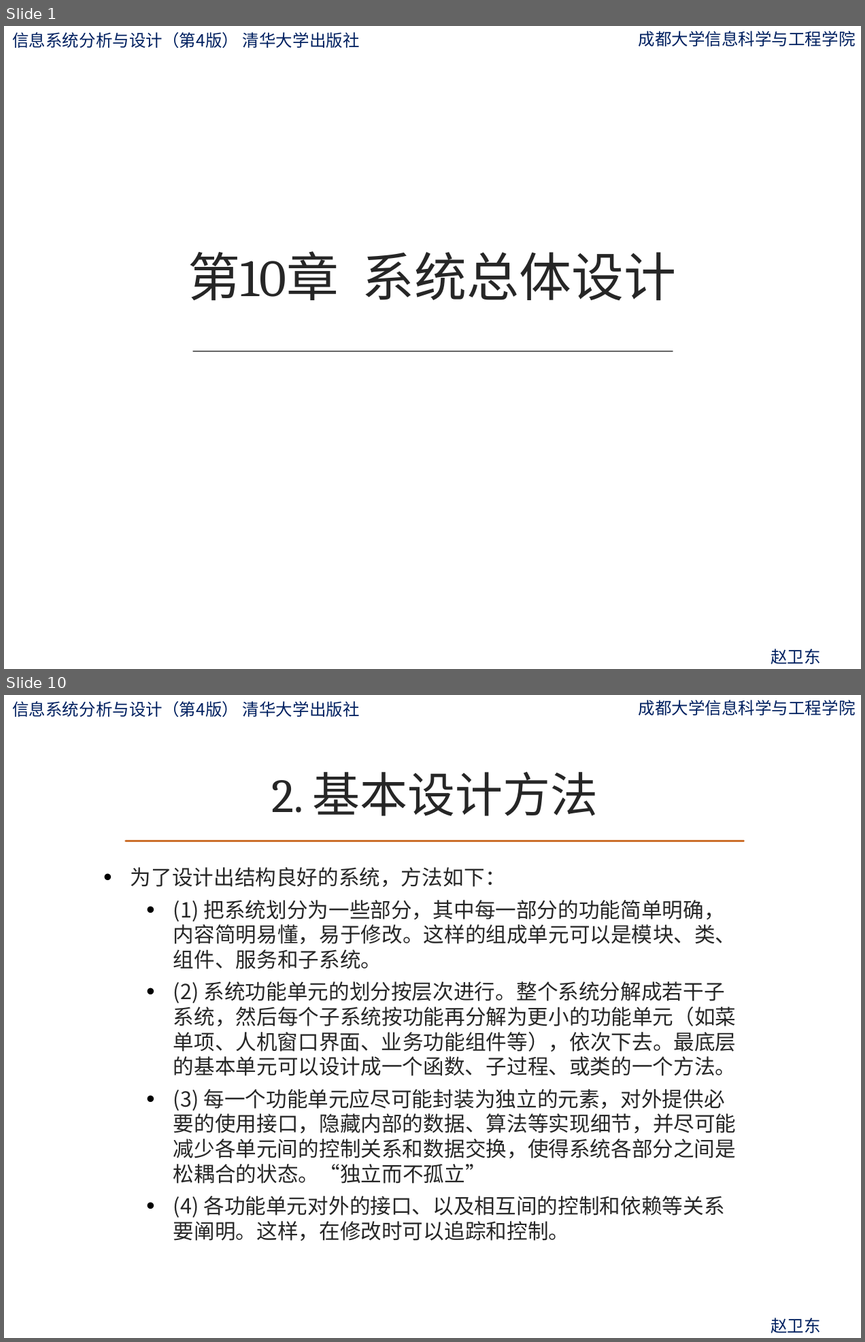
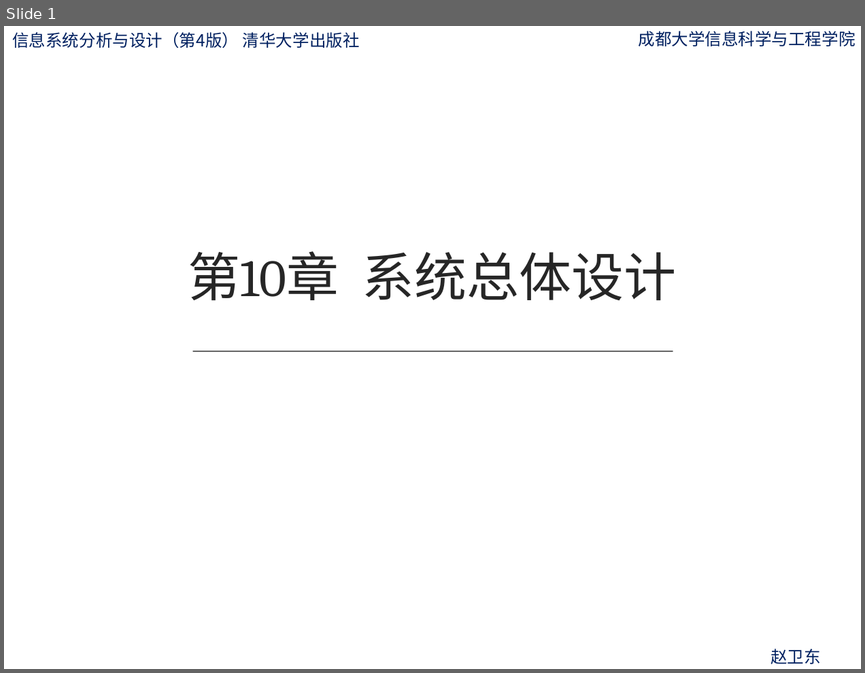
Before and after one commit to ylfagh/is_analysis-1, a slide deck: ppt/第10章-系统总体设计.pptx. Shown one above the other, each under a label of ours: slides 1 and 10 before the commit, slide 1 after it; the slides between them are not shown. The pictures are 865x1342 and 865x673 pixels, drawn with LibreOffice and Linux fonts; fonts in the diff are those of the drawing; background and template pictures are left out. Boxes give left, top, right and bottom in pixels: in the first picture for what was removed or moved away, otherwise in the second. Text is boxed around its words. In the diff, an @@ line names an element or a change of style, - is before the commit and + after.

```diff
--- a/ppt/第10章-系统总体设计.pptx
+++ b/ppt/第10章-系统总体设计.pptx
@@ slide 10 removed at (x1=4, y1=695, x2=861, y2=1338), background picture (left out); not listed: 3 template elements that a slide beside it also shows @@
@@ title removed at (x1=271, y1=772, x2=598, y2=816) @@
-2. 基本设计方法
@@ line removed from (126, 841) to (743, 841) @@
@@ text removed at (x1=130, y1=867, x2=736, y2=1240) @@
-• 为了设计出结构良好的系统，方法如下：
-  • (1) 把系统划分为一些部分，其中每一部分的功能简单明确，内容简明易懂，易于修改。这样的组成单元可以是模块、类、组件、服务和子系统。
-  • (2) 系统功能单元的划分按层次进行。整个系统分解成若干子系统，然后每个子系统按功能再分解为更小的功能单元（如菜单项、人机窗口界面、业务功能组件等），依次下去。最底层的基本单元可以设计成一个函数、子过程、或类的一个方法。
-  • (3) 每一个功能单元应尽可能封装为独立的元素，对外提供必要的使用接口，隐藏内部的数据、算法等实现细节，并尽可能减少各单元间的控制关系和数据交换，使得系统各部分之间是松耦合的状态。“独立而不孤立”
-  • (4) 各功能单元对外的接口、以及相互间的控制和依赖等关系要阐明。这样，在修改时可以追踪和控制。
```
Also in this commit, not shown: 200 slides added, 20 other slides removed, 1 other file.
